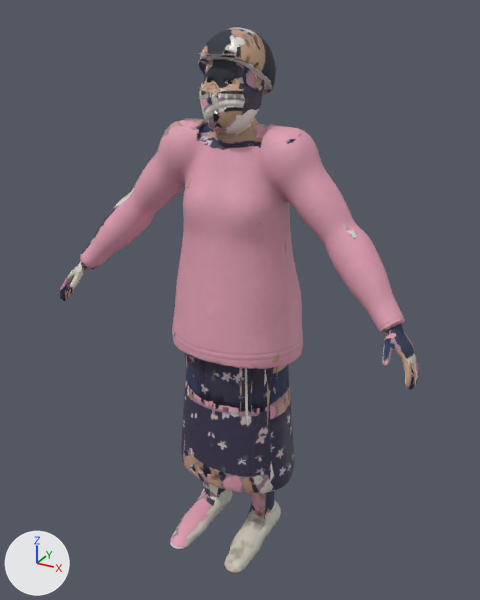
One commit to the glTF model assets/models/npc/ped_helmet_woman.glb: the scene before it, then after it.
Camera for both pictures: a 50 mm lens placed at (0.917, -1.643, 1.679), pointed at (0.013, 0.001, 0.857). The lights are fixed; the arrows at lower left show +X, +Y and +Z. The first picture is the older version. Vertices at exactly the same position are counted once.

Script lines for the objects in view, before the commit:
```python
me_ped_helmet_woman_body = bpy.data.meshes.new('ped_helmet_woman_body')
me_ped_helmet_woman_body.from_pydata(...)  # 7502 vertices, 15000 faces; spans x -0.6..0.6, y -0.24..0.18, z -0.01..1.63
me_ped_helmet_woman_body.materials.append(mat_ped_helmet_woman_mat)
ob_body = bpy.data.objects.new('Body', me_ped_helmet_woman_body)
ob_body.location = (0.0, 0.0, 0.0)
```
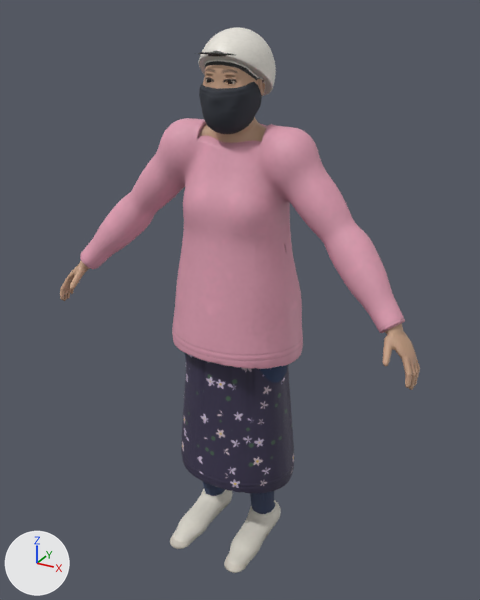
What differs and where, as boxes (x1, y1, x2, y2) in the pictures (480 x 600 px; the box of a moved part takes in the faces that stretch with it):
part 1 of me_ped_helmet_woman_body, moved or reshaped: before (61, 35, 420, 511); after (84, 56, 420, 482)
part 2 of me_ped_helmet_woman_body, surface changed: (60, 27, 419, 573) in both

The change, as a diff of the scene's bpy script:
```diff
--- a/assets/models/npc/ped_helmet_woman.glb.py
+++ b/assets/models/npc/ped_helmet_woman.glb.py
@@ me_ped_helmet_woman_body @@
 me_ped_helmet_woman_body.from_pydata(...)  # 7502 vertices, 15000 faces; spans x -0.6..0.6, y -0.24..0.18, z -0.01..1.63
 # used by ob_body; location = (0.0, 0.0, 0.0)
+# me_ped_helmet_woman_body part 1: 89 vertices moved within x -0.48..0.59, y -0.15..0.1, z 0.19..1.56; 298 vertices removed from x -0.58..0.6, y -0.16..0.17, z 0.03..1.61; 298 vertices added at x -0.55..0.6, y -0.16..0.13, z 0.1..1.55
+# me_ped_helmet_woman_body part 2: 7273 kept faces spanning x -0.6..0.6, y -0.24..0.18, z -0.01..1.63 get new texture (UV) coordinates
 me_ped_helmet_woman_body.materials.append(mat_ped_helmet_woman_mat)
```
